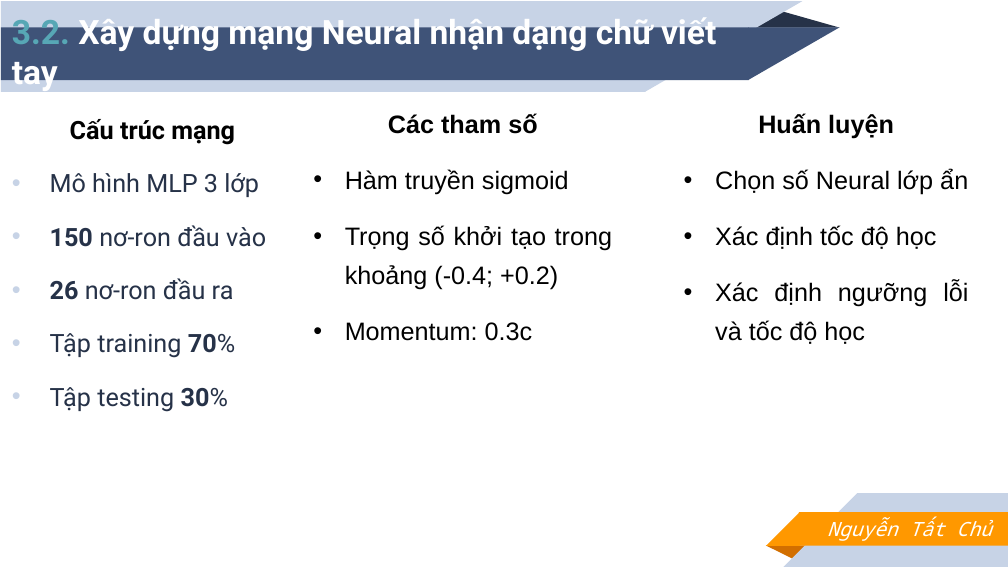
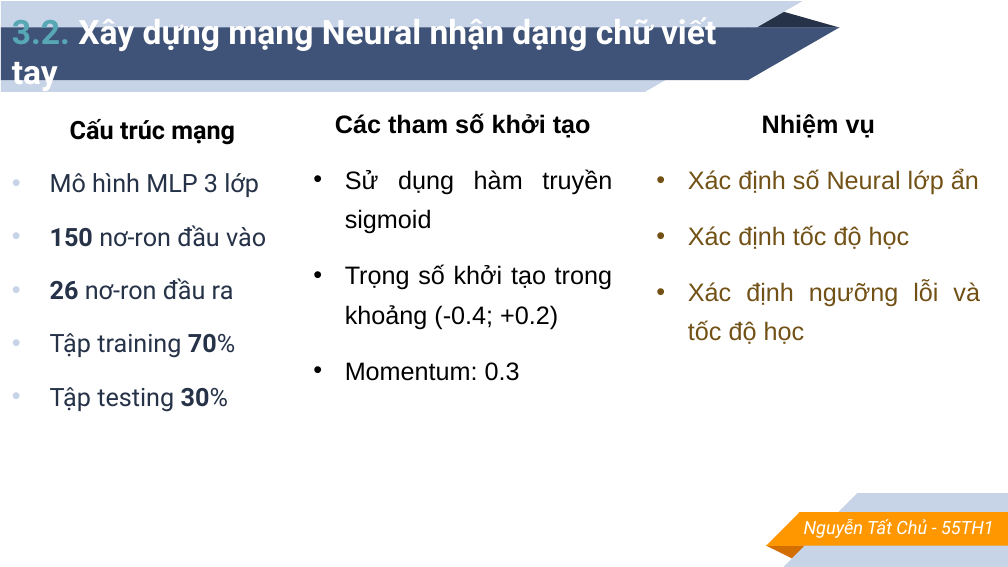
Before and after one commit to TatChu/handwriting-detect-for-learning-english, a slide deck: slide 13 of report/slide.pptx. Drawn at 1008x567 pixels with LibreOffice and Linux fonts; fonts in the diff are those of the drawing. Boxes give left, top, right and bottom in pixels: in the first picture for what was removed or moved away, otherwise in the second. Text is boxed around its words. In the diff, an @@ line names an element or a change of style, - is before the commit and + after.

```diff
--- a/report/slide.pptx
+++ b/report/slide.pptx
@@ text "Nhiệm vụ" moved from (x1=715, y1=113, x2=968, y2=344) to (x1=688, y1=114, x2=980, y2=344) @@
@@ text at (x1=335, y1=113, x2=612, y2=234): text changed @@
-Các tham số
-• Hàm truyền sigmoid
+Các tham số khởi tạo
+• Sử dụng hàm truyền sigmoid
@@ text at (x1=688, y1=114, x2=979, y2=195): text changed; text colour #000000 to #725116 @@
-Huấn luyện
-• Chọn số Neural lớp ẩn
+Nhiệm vụ
+• Xác định số Neural lớp ẩn
@@ text at (x1=688, y1=225, x2=980, y2=344): text colour #000000 to #725116 in "Xác định tốc độ học", "Xác định ngưỡng lỗi và tốc độ ..." @@
@@ text at (x1=345, y1=362, x2=520, y2=381): text changed @@
-• Momentum: 0.3c
+• Momentum: 0.3
@@ text "Nguyễn Tất Chủ - 55TH1" at (x1=804, y1=519, x2=994, y2=538): vertical alignment middle to top @@
@@ text at (x1=804, y1=519, x2=994, y2=538): text changed; size 14 to 13 pt; font Noto Sans Mono to Roboto @@
-Nguyễn Tất Chủ
+Nguyễn Tất Chủ - 55TH1
```
Also in this commit, not shown: 20 other slides changed, 3 slides added, 3 slides removed, 3 other files.
